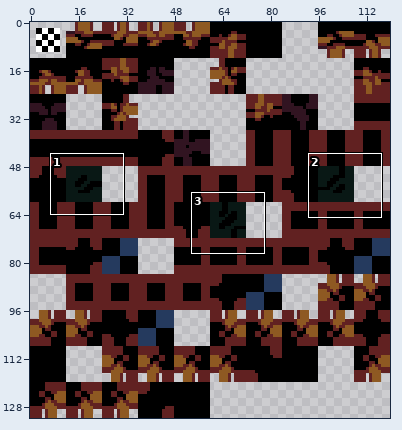
One commit to this sprite sheet: tilesets/ts_jungle_foreground_2/output_tileset.png. The picture above shows the old version from afar; the outline marks the close-up.
Close-up. The starting point:
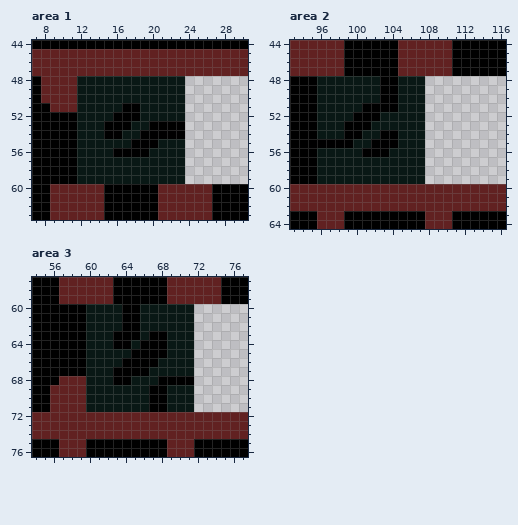
The file is 120x132 pixels. Shown: area 1: x 7..30, y 44..63; area 2: x 93..116, y 44..64; area 3: x 54..77, y 57..76. The commit also changed other parts of the picture, which this record leaves out.
New version:
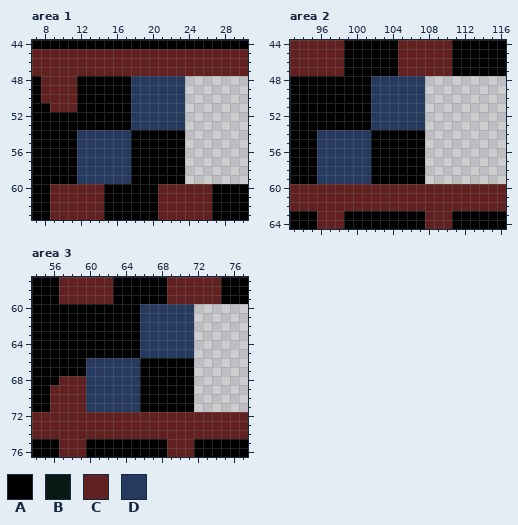
Palette (. is transparent): A #000000  B #091815  C #612121  D #253a5e
What changed:
Changed rows in their new state; - is an unchanged pixel.
Area 1:
first column x 12:
48 AAAAAADDDDDD
49 AAAAAADDDDDD
50 AAAAAADDDDDD
51 AAAAA-DDDDDD
52 AAAA--DDDDDD
53 AAA---DDDDDD
54 DDDDDDA-----
55 DDDDDD---AAA
56 DDDDDD--AAAA
57 DDDDDDAAAAAA
58 DDDDDDAAAAAA
59 DDDDDDAAAAAA
Area 2:
first column x 96:
48 AAAAAADDDDDD
49 AAAAAADDDDDD
50 AAAAAADDDDDD
51 AAAAA-DDDDDD
52 AAAA--DDDDDD
53 AAA---DDDDDD
54 DDDDDDA--AAA
55 DDDDDD---AAA
56 DDDDDD--AAAA
57 DDDDDDAAAAAA
58 DDDDDDAAAAAA
59 DDDDDDAAAAAA
Area 3:
first column x 60:
60 AAAA--DDDDDD
61 AAAA--DDDDDD
62 AAAA--DDDDDD
63 AAA---DDDDDD
64 AAA--ADDDDDD
65 AAAAA-DDDDDD
66 DDDDDD--AAAA
67 DDDDDD-AAAAA
68 DDDDDDAA----
69 DDDDDDA--AAA
70 DDDDDDA--AAA
71 DDDDDDA--AAA
Where, in picture pixels (left, top, right, bottom), the same in both close-ups:
changed: (77, 76, 185, 184)
changed: (317, 76, 425, 184)
changed: (86, 304, 194, 412)
